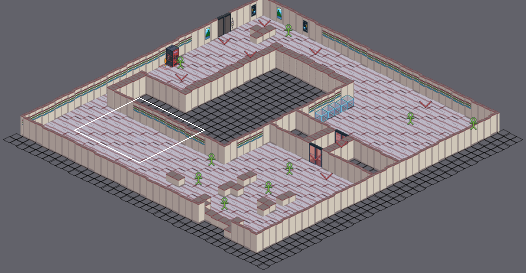
A Tiled map gets an edit: scratch/test2.tmx. Above, an overview of the earlier version with the close-up marked.
Close-up. First the earlier version:
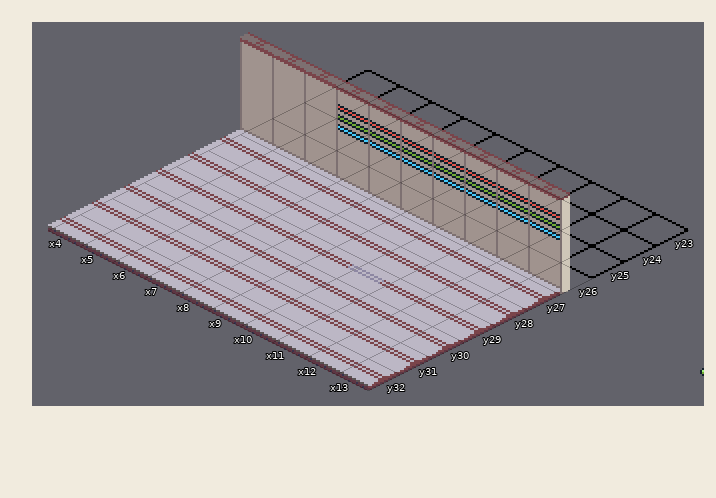
Cells are 32x16 px. Isometric: x runs down to the right, y down to the left. Shown: x 4..13, y 23..32. Tiles whose own drawing changed are shown in their newer look in all pictures.
Once edited:
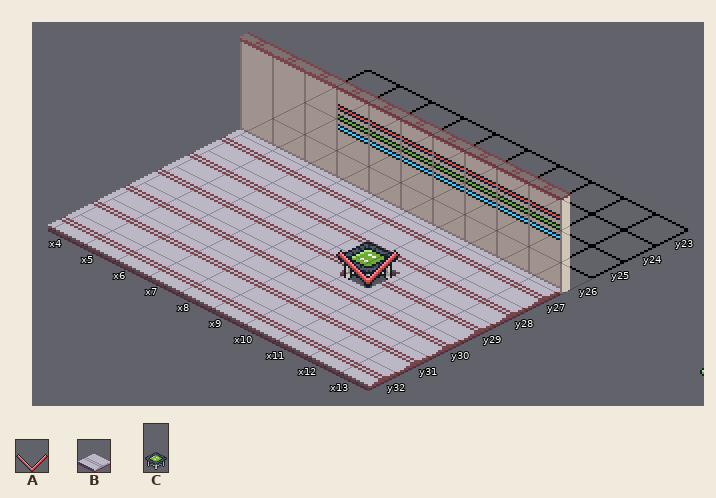
Key: from "control": A 1; from "floors": B 1; from "props": C 26.
_ is an empty cell.
Objects are placed by the point they stand on, in cells (3,4 is the top-left corner of cell 3,4); size is 1x1 cell unless given.
Edits made:
Layer "Tiles":
y 29: x 10 B -> C
Layer "Objects":
added: A "MarkerKioskStats" at 10.8,29.8 size 1x2
Pixel boxes of the changes (left, top, right, bottom) in both close-ups:
changed: (336, 242, 400, 288)
